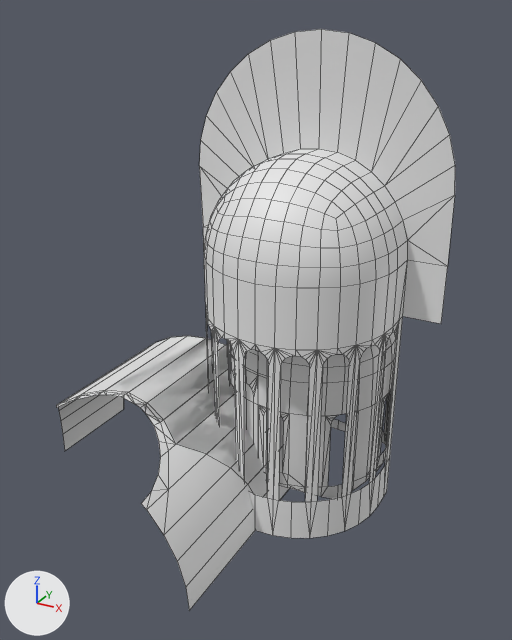
One commit to the FBX model Assets/Content/3Dmodels/Interiors/Churches/Memorial/3Dmodel_Interior_Church_Memorial.fbx: the scene before it, then after it.
One viewpoint serves both versions: a camera (50 mm lens) standing at (12.5, -28.2, 21.8) and looking at (-1.3, -3.2, 9.3). Arrows for +X, +Y and +Z are at lower left; the lights stay in place. The picture after the commit comes second. Mesh edges are drawn as thin lines. Where no turn or scale is listed for an object, it has been applied to the vertices. Vertices at exactly the same position are counted once.

In view in the first picture: 'Interior_Church_Memorial_RoofBack', 'Interior_Church_Memorial_RoofMiddle', 'Interior_Church_Memorial_TowerHalf', 'Interior_Church_Memorial_TowerMain', 'Interior_Church_Memorial_TowerQuarter'.
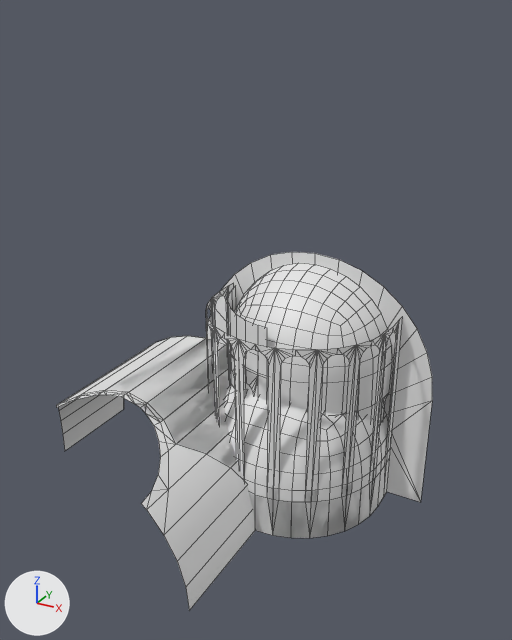
The change, as a list of edits to the scene's bpy script:
```text
Change me_interior_church_memorial_towerquarter:
    used by ob_interior_church_memorial_towerquarter; location = (0.0, 0.0, 0.0)
    remove me_interior_church_memorial_towerquarter.from_pydata(...)  # 121 vertices, 102 faces; spans x -4.0..-0.3, y -4.0..-0.3, z 0.0..14.0
    add me_interior_church_memorial_towerquarter.from_pydata(...)  # 69 vertices, 54 faces; spans x -4.0..-0.3, y -4.0..-0.3, z 0.0..9.4
    me_interior_church_memorial_towerquarter part 2
    52 vertices are removed from x -3.92..-0.3, y -3.92..-0.3, z 10.71..14.0
    48 faces are deleted
    9 vertices in x -4.0..-0.3, y -4.0..-0.3, z 10.0 move by (0.0, 0.0, -0.6)
Change me_interior_church_memorial_towerhalf:
    used by ob_interior_church_memorial_towerhalf; location = (0.0, 0.0, 0.0)
    remove me_interior_church_memorial_towerhalf.from_pydata(...)  # 315 vertices, 324 faces; spans x -6.0..6.0, y -5.6..0.0, z 0.0..21.0
    add me_interior_church_memorial_towerhalf.from_pydata(...)  # 164 vertices, 168 faces; spans x -4.3..4.3, y -5.6..0.0, z 0.0..9.4
    me_interior_church_memorial_towerhalf part 1
    151 vertices are removed from x -6.0..6.0, y -5.6..0.0, z 9.4..21.0
    156 faces are deleted
Add me_interior_church_memorial_towerhalfroof:
    me_interior_church_memorial_towerhalfroof.from_pydata(...)  # 168 vertices, 154 faces; spans x -6.0..6.0, y -5.6..0.0, z 0.0..11.62
Add ob_interior_church_memorial_towerhalfroof:
    ob_interior_church_memorial_towerhalfroof = bpy.data.objects.new('Interior_Church_Memorial_TowerHalfRoof', me_interior_church_memorial_towerhalfroof)
    ob_interior_church_memorial_towerhalfroof.location = (0.0, 0.0, 0.0)
```

Changed parts and their boxes [x1, y1, x2, y2] in the pictures (512 x 640 px):
'Interior_Church_Memorial_TowerHalf', reshaped (23% narrower, 50% shorter): before [199, 29, 455, 538]; after [206, 283, 403, 538]
'Interior_Church_Memorial_TowerHalfRoof', added: after [207, 252, 432, 538]
'Interior_Church_Memorial_TowerQuarter', reshaped: before [228, 342, 267, 474]; after [228, 286, 267, 401]
part 1 of me_interior_church_memorial_towerhalf, deleted: before [199, 29, 455, 350]
part 2 of me_interior_church_memorial_towerquarter, cut back: before [228, 342, 267, 378]; after [228, 286, 267, 378]
